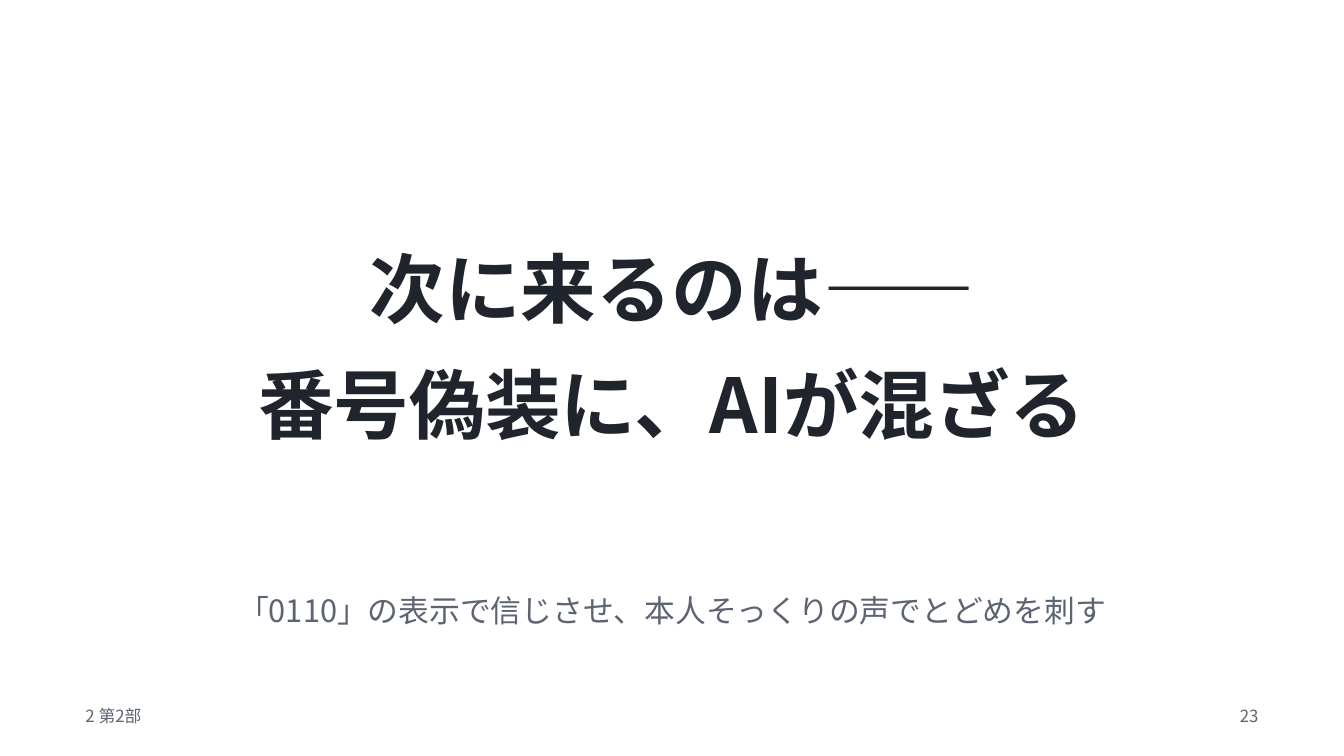
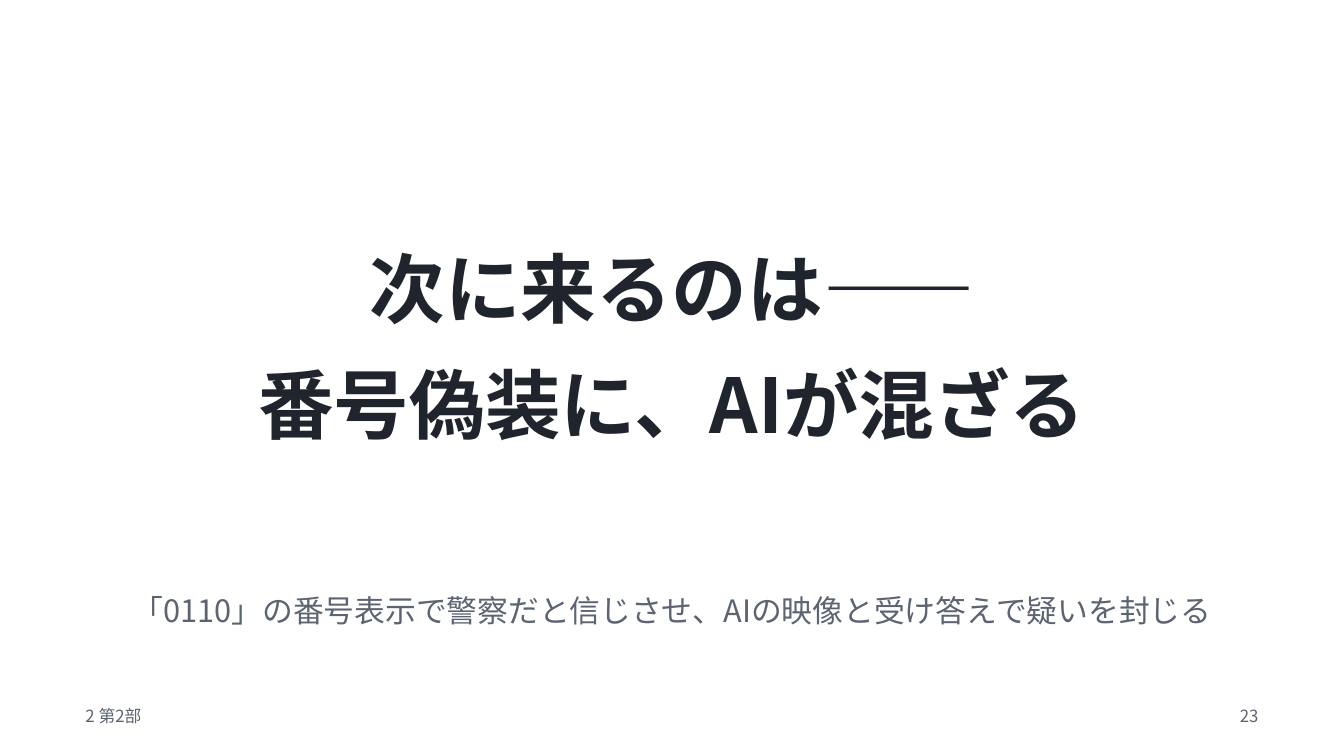
Before and after one commit to meitekku/deepfake-talk-v2, a slide deck: slide 23 of slides/deepfake-talk.pptx. Drawn at 1344x756 pixels with LibreOffice and Linux fonts; fonts in the diff are those of the drawing. Boxes give left, top, right and bottom in pixels: in the first picture for what was removed or moved away, otherwise in the second. Text is boxed around its words. In the diff, an @@ line names an element or a change of style, - is before the commit and + after.

```diff
--- a/slides/deepfake-talk.pptx
+++ b/slides/deepfake-talk.pptx
@@ text at box(133, 596, 1212, 625): text changed @@
-「0110」の表示で信じさせ、本人そっくりの声でとどめを刺す
+「0110」の番号表示で警察だと信じさせ、AIの映像と受け答えで疑いを封じる
```
Also in this commit, not shown: 11 other slides changed, 4 other files.
